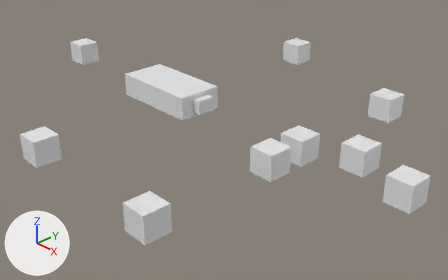
The Blender file capteur_distance/capteur_distance.blend: old version first, new version second.
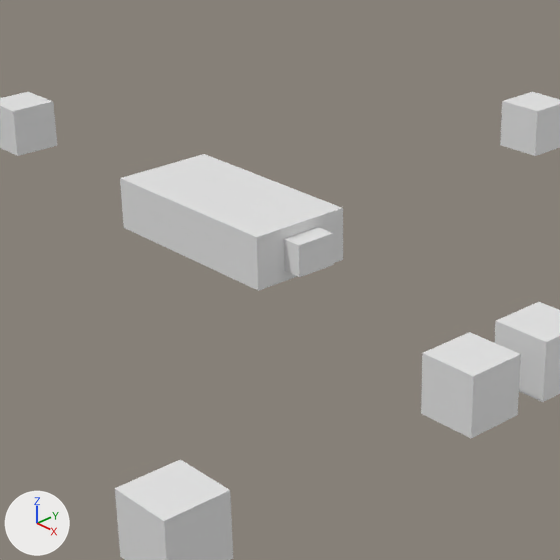
Old and new are each drawn whole from a camera (50 mm lens) standing at (1.02, -0.798, 0.511) and looking at (0.15, 0.022, -0.076) and again close up on the part from 17% to 69% of the width and 0% to 83% of the height. Every picture has the same lights, and +X, +Y and +Z are marked at lower left.

In view in the first close-up: 'Capteur', 'Obstacle_1', 'Obstacle_2', 'Obstacle_5', 'Obstacle_8', 'Obstacle_9', 'Voiture'.
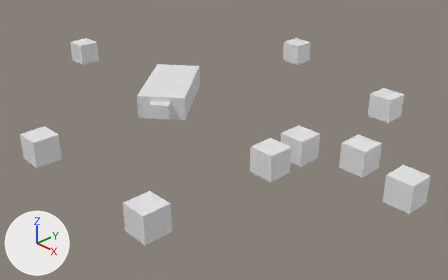
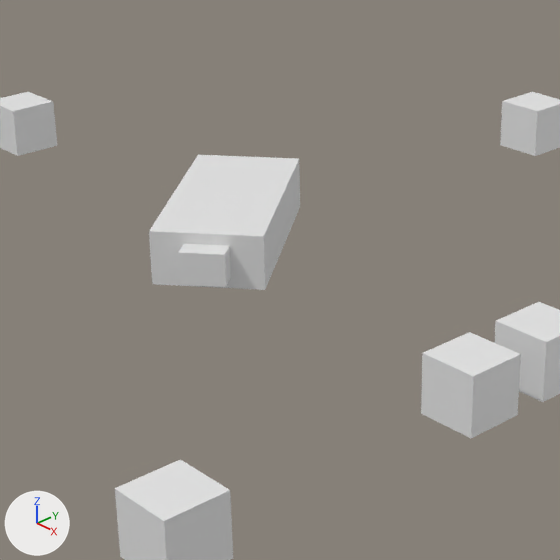
The change in detail:
Object 'Voiture' (ob_voiture) turns from (0, 0, 360) to (0, 0, 310) degrees about x, y and z.

Location of each change, (x1, y1, x2, y2) in pixels of the close-ups (560 x 560 px):
'Voiture', turned: before (120, 154, 343, 291); after (149, 155, 300, 290)
'Capteur', turned: before (284, 227, 334, 277); after (178, 244, 231, 287)
